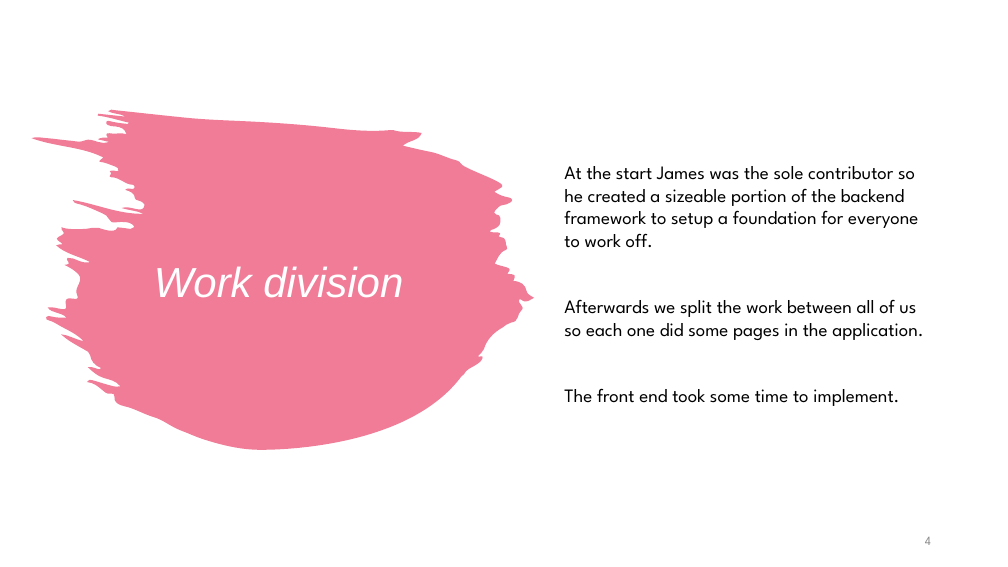
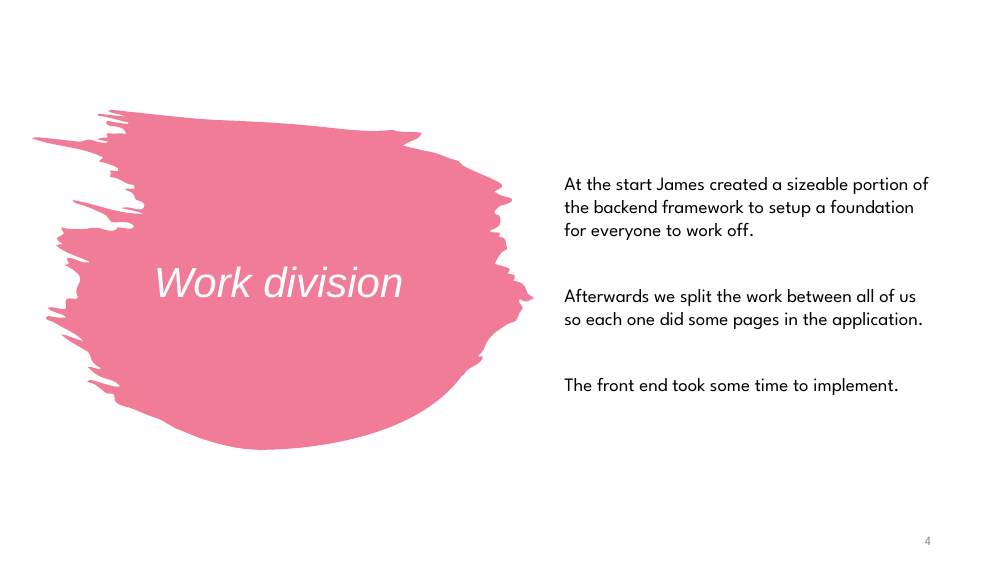
Before and after one commit to DatPika/AppDev2_GrocerGuide, a slide deck: slide 4 of Grocer Guide.pptx. Drawn at 1008x567 pixels with LibreOffice and Linux fonts; fonts in the diff are those of the drawing. Boxes give left, top, right and bottom in pixels: in the first picture for what was removed or moved away, otherwise in the second. Text is boxed around its words. In the diff, an @@ line names an element or a change of style, - is before the commit and + after.

Commit message:
ppt small update

```diff
--- a/Grocer Guide.pptx
+++ b/Grocer Guide.pptx
@@ text at [564,177,928,240]: text changed @@
-At the start James was the sole contributor so he created a sizeable portion of the backend framework to setup a foundation for everyone to work off.
+At the start James created a sizeable portion of the backend framework to setup a foundation for everyone to work off.
```
